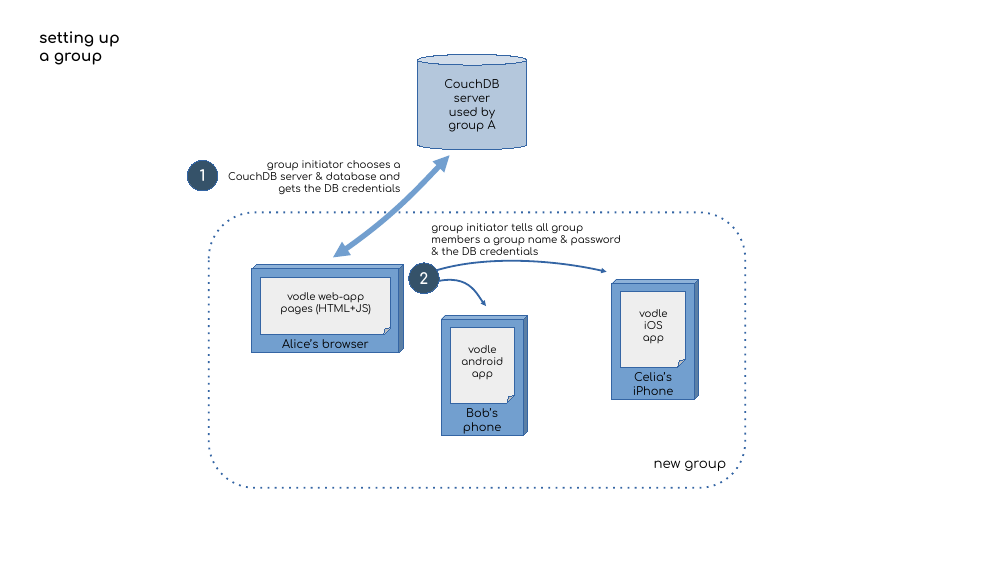
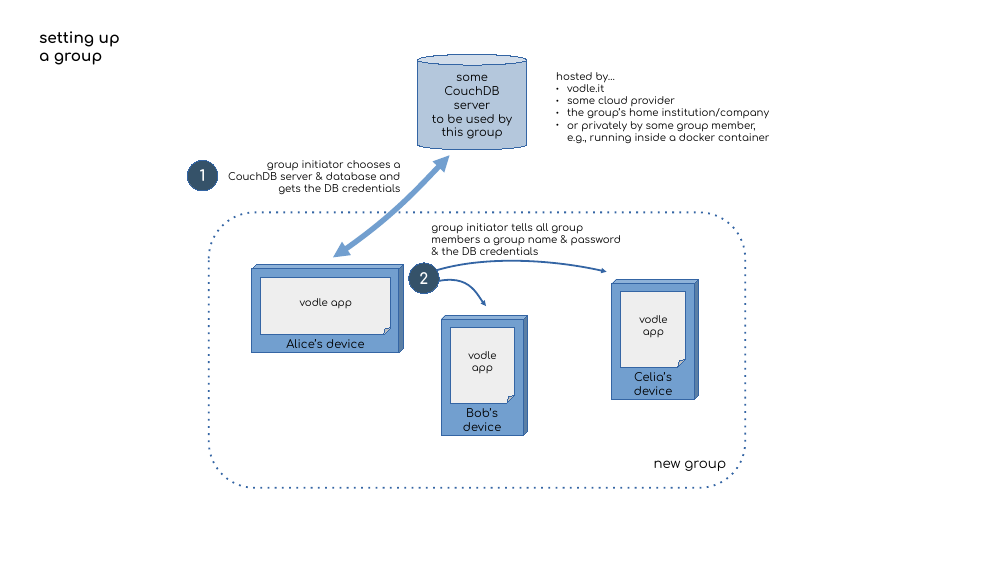
Before and after one commit to pik-gane/vodle, a slide deck: slide 3 of doc/vodle architecture.odp. Drawn at 1008x567 pixels with LibreOffice and Linux fonts; fonts in the diff are those of the drawing. Boxes give left, top, right and bottom in pixels: in the first picture for what was removed or moved away, otherwise in the second. Text is boxed around its words. In the diff, an @@ line names an element or a change of style, - is before the commit and + after.

```diff
--- a/doc/vodle architecture.odp
+++ b/doc/vodle architecture.odp
@@ text in cylinder at (432,74,512,139): text changed @@
-CouchDB
-server
-used by
-group A
+some
+CouchDB
+server
+to be used by
+this group
@@ text added at (556,72,770,143), 16 pt, text #000000 @@
+hosted by…
+● vodle.it
+● some cloud provider
+● the group’s home institution/company
+● or privately by some group member,
+  e.g., running inside a docker container
@@ text in folded corner at (300,298,352,308): text changed @@
-vodle web-app
-pages (HTML+JS)
+vodle app
@@ text in folded corner at (639,315,667,323): text changed @@
-vodle
-iOS
+vodle
@@ text in cube at (286,339,364,348): text changed @@
-Alice’s browser
+Alice’s device
@@ text in folded corner at (468,351,496,359): text changed @@
-vodle
-android
+vodle
@@ text in cube at (634,372,672,395): text changed @@
-Celia’s
-iPhone
+Celia’s
+device
@@ text in cube at (463,408,501,431): text changed @@
-Bob’s
-phone
+Bob’s
+device
```
Also in this commit, not shown: 1 other slide changed, 1 other file.
